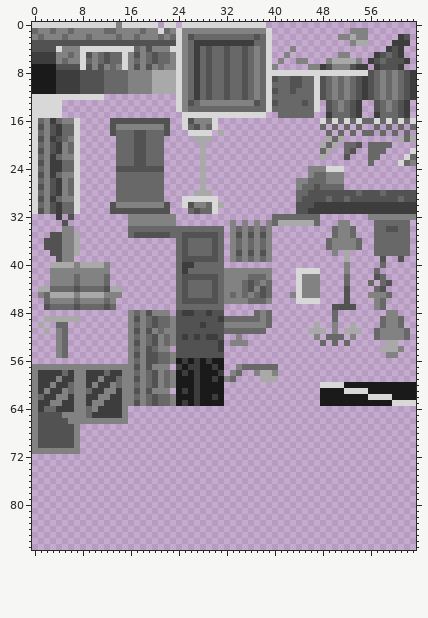
Two versions of one sprite sheet, resource/graphics/city_tileset.png. This is how it looked before the edit.
The file is 64x88 pixels.
The same view after the edit:
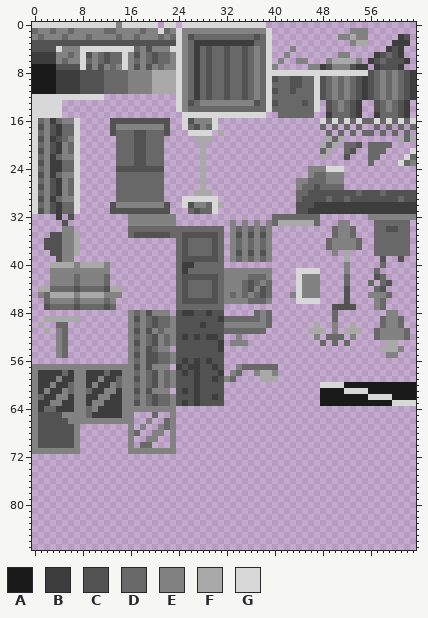
Palette (. is transparent): A #1a1a1a  B #3d3d3d  C #525252  D #686868  E #828282  F #a9a9a9  G #d8d8d8
Edits made:
{"y":56,"x":24,"old":"A","new":"C"}
{"y":56,"x":26,"old":"A","new":"C"}
{"y":56,"x":28,"old":"A","new":"C"}
{"y":56,"x":30,"old":"AA","new":"CC"}
{"y":57,"x":25,"old":"A","new":"C"}
{"y":57,"x":28,"old":"AA","new":"CC"}
{"y":57,"x":31,"old":"A","new":"C"}
{"y":58,"x":24,"old":"A","new":"C"}
{"y":58,"x":26,"old":"A","new":"C"}
{"y":58,"x":28,"old":"AAA","new":"CCC"}
{"y":59,"x":24,"old":"AAA","new":"CCC"}
{"y":59,"x":28,"old":"AA","new":"CC"}
{"y":59,"x":31,"old":"A","new":"C"}
{"y":60,"x":24,"old":"AAA","new":"CCC"}
{"y":60,"x":28,"old":"AAAA","new":"CCCC"}
{"y":61,"x":24,"old":"A","new":"C"}
{"y":61,"x":26,"old":"A","new":"C"}
{"y":61,"x":28,"old":"AAAA","new":"CCCC"}
{"y":62,"x":24,"old":"AAA","new":"CCC"}
{"y":62,"x":28,"old":"AA","new":"CC"}
{"y":62,"x":31,"old":"A","new":"C"}
{"y":63,"x":24,"old":"A","new":"C"}
{"y":63,"x":26,"old":"A","new":"C"}
{"y":63,"x":28,"old":"AAAA","new":"CCCC"}
{"y":64,"x":16,"old":"........","new":"EEEEEEEE"}
{"y":65,"x":16,"old":".","new":"E"}
{"y":65,"x":20,"old":".","new":"D"}
{"y":65,"x":23,"old":".","new":"E"}
{"y":66,"x":16,"old":".","new":"E"}
{"y":66,"x":19,"old":".","new":"E"}
{"y":66,"x":22,"old":"..","new":"DE"}
{"y":67,"x":16,"old":".","new":"E"}
{"y":67,"x":18,"old":".","new":"E"}
{"y":67,"x":21,"old":"...","new":"EDE"}
{"y":68,"x":16,"old":"..","new":"ED"}
{"y":68,"x":20,"old":"..","new":"EE"}
{"y":68,"x":23,"old":".","new":"E"}
{"y":69,"x":16,"old":".","new":"E"}
{"y":69,"x":19,"old":"..","new":"EE"}
{"y":69,"x":23,"old":".","new":"E"}
{"y":70,"x":16,"old":".","new":"E"}
{"y":70,"x":18,"old":"..","new":"DD"}
{"y":70,"x":23,"old":".","new":"E"}
{"y":71,"x":16,"old":"........","new":"EEEEEEEE"}
{"label":"changed","picture_box":[128,358,224,454]}
